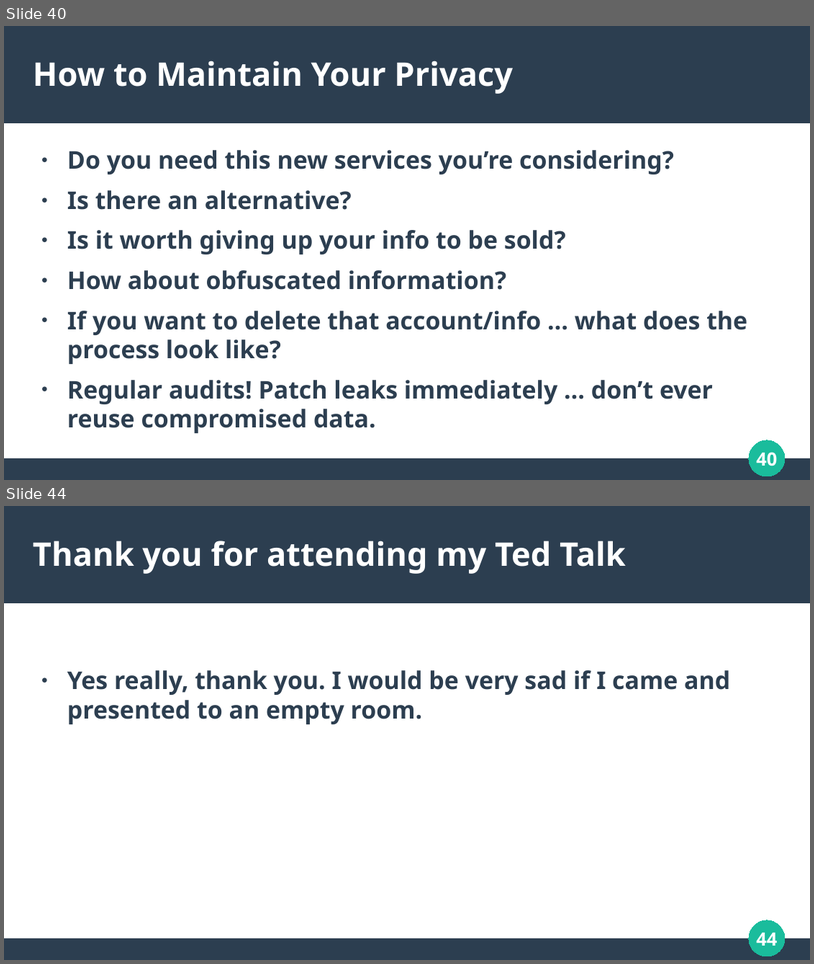
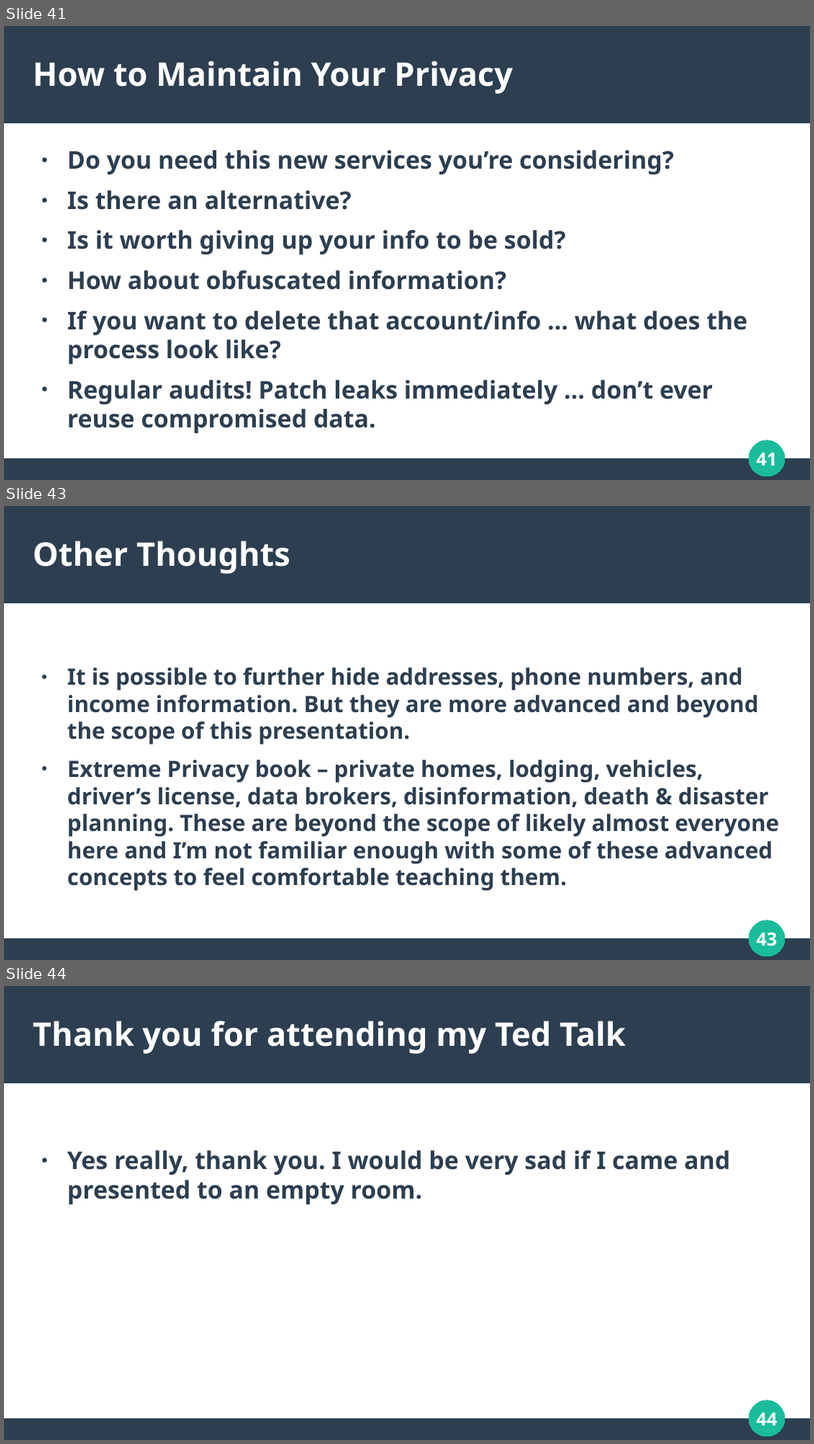
Before and after one commit to RealAsira/OwnYourOSINT, a slide deck: Own Your OSINT.odp. Shown one above the other, each under a label of ours: slides 40 and 44 before the commit, slides 41, 43 and 44 after it; the slides between them are not shown. The pictures are 814x964 and 814x1444 pixels, drawn with LibreOffice and Linux fonts; fonts in the diff are those of the drawing. Boxes give left, top, right and bottom in pixels: in the first picture for what was removed or moved away, otherwise in the second. Text is boxed around its words. In the diff, an @@ line names an element or a change of style, - is before the commit and + after.

```diff
--- a/Own Your OSINT.odp
+++ b/Own Your OSINT.odp
@@ slide 43 added at <box>4,506,810,960</box>, background #FFFFFF; not listed: 3 template elements that a slide beside it also shows @@
@@ title added at <box>33,541,291,574</box>, 32 pt, text #FFFFFF, bold @@
+Other Thoughts
@@ text added at <box>67,667,779,890</box>, 22.2 pt, text #2C3E50, bold @@
+● It is possible to further hide addresses, phone numbers, and income information. But they are more advanced and beyond the scope of this presentation.
+● Extreme Privacy book – private homes, lodging, vehicles, driver’s license, data brokers, disinformation, death & disaster planning. These are beyond the scope of likely almost everyone here and I’m not familiar enough with some of these advanced concepts to feel comfortable teaching them.
@@ page number added at <box>756,932,777,946</box>, 18 pt, text #FFFFFF, bold @@
+43
@@ what was slide 40 is now slide 41 @@
@@ page number at <box>756,452,777,465</box>: text changed @@
-40
+41
```
Also in this commit, not shown: 7 slides changed, 1 other slide added, 2 slides removed.
